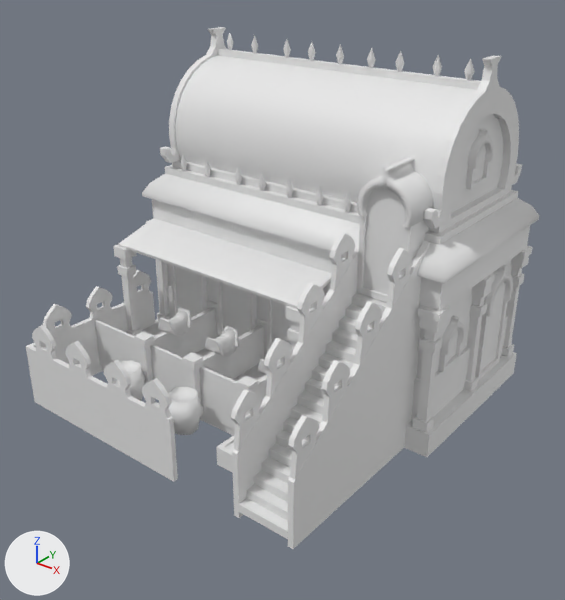
The COLLADA model art/meshes/structural/tamiles/stable.dae, before and after one commit.
Before and after are seen from a camera (50 mm lens) standing at (22.5, -29.6, 22.4) and looking at (0.4, -1.9, 5.3). Arrows for +X, +Y and +Z are at lower left; the lights stay in place. The picture after the commit comes second. Where no turn or scale is listed for an object, it has been applied to the vertices. Vertices at exactly the same position are counted once.

Script lines for the objects in view, before the commit:
```python
me_esfera_8219 = bpy.data.meshes.new('Esfera.8219')
me_esfera_8219.from_pydata(...)  # 3965 vertices, 5546 faces; spans x -9.8..9.0, y -10.4..8.4, z -0.5..17.1
me_esfera_8219.materials.append(mat_textura_tamil)  # its picture is missing
# before: 2249 (4.7, -10.4, -0.2) at pixel (238, 511), 2251 (7.4, -10.4, -0.2) at pixel (287, 539)
ob_stable = bpy.data.objects.new('stable', me_esfera_8219)
ob_stable.location = (0.0, 0.0, 0.0)
```
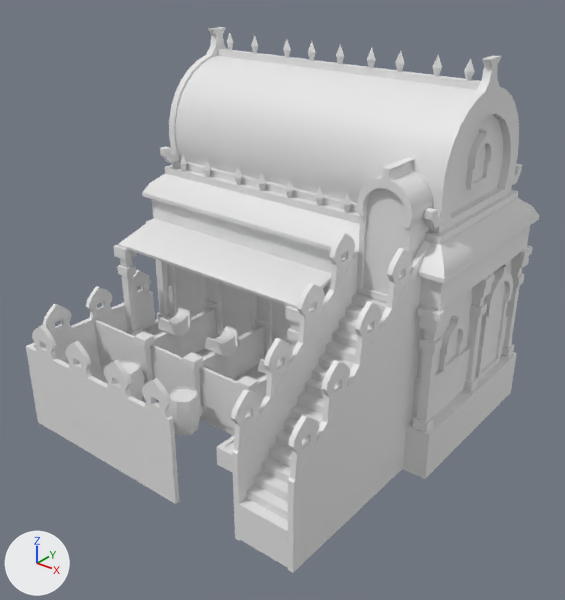
Where the newer file only moved an object's origin or applied its transform, the numbers keep the older frame.

Changed parts and their boxes (x1, y1, x2, y2) in the pictures (565 x 600 px; the box of a moved part takes in the faces that stretch with it):
'stable', reshaped
    before: (26, 27, 539, 549)
    after: (26, 27, 539, 573)
part 1 of me_esfera_8219, added
    after: (402, 373, 514, 479)
part 2 of me_esfera_8219, added
    after: (234, 516, 241, 541)
part 3 of me_esfera_8219, added
    after: (288, 448, 404, 573)
part 4 of me_esfera_8219, added
    after: (35, 371, 179, 504)
part 5 of me_esfera_8219, moved or reshaped
    before: (239, 504, 288, 539)
    after: (239, 504, 288, 568)

What changed in the scene script:
```text
Change me_esfera_8219:
    used by ob_stable; location = (0.0, 0.0, 0.0)
    verts and faces of me_esfera_8219; kept vertices keep their numbers, new ones are numbered from 3965
    remove me_esfera_8219.from_pydata(...)  # 3965 vertices, 5546 faces; spans x -9.8..9.0, y -10.4..8.4, z -0.5..17.1
    add me_esfera_8219.from_pydata(...)  # 4014 vertices, 5608 faces; spans x -9.8..9.0, y -10.4..8.4, z -1.8..17.1
    me_esfera_8219 part 1: the loose piece of 17 vertices spanning x -9.7..8.9, y -1.7..8.2, z -0.5..0.8 is copied, and the copy is moved by (0.0, 0.0, -1.3); it spans x -9.7..8.9, y -1.7..8.2, z -1.8..-0.5
    me_esfera_8219 part 2: the loose piece of 8 vertices spanning x 4.5..4.8, y -10.4..-0.9, z -0.5..0.8 is copied, and the copy is moved by (0.0, 0.0, -1.3); it spans x 4.5..4.8, y -10.4..-0.9, z -1.8..-0.5
    me_esfera_8219 part 3: the loose piece of 8 vertices spanning x 7.4..7.7, y -10.4..-0.9, z -0.5..0.8 is copied, and the copy is moved by (0.0, 0.0, -1.3); it spans x 7.4..7.7, y -10.4..-0.9, z -1.8..-0.5
    me_esfera_8219 part 4: the loose piece of 16 vertices spanning x -9.6..0.9, y -10.4..-1.9, z -0.5..0.8 is copied, and the copy is moved by (0.0, 0.0, -1.3); it spans x -9.6..0.9, y -10.4..-1.9, z -1.8..-0.5
    me_esfera_8219 part 5
    add verts[2249] = (4.7, -10.4, -1.7)  # moved, pixel (239, 538)
    add verts[2251] = (7.4, -10.4, -1.7)  # moved, pixel (287, 567)
```
